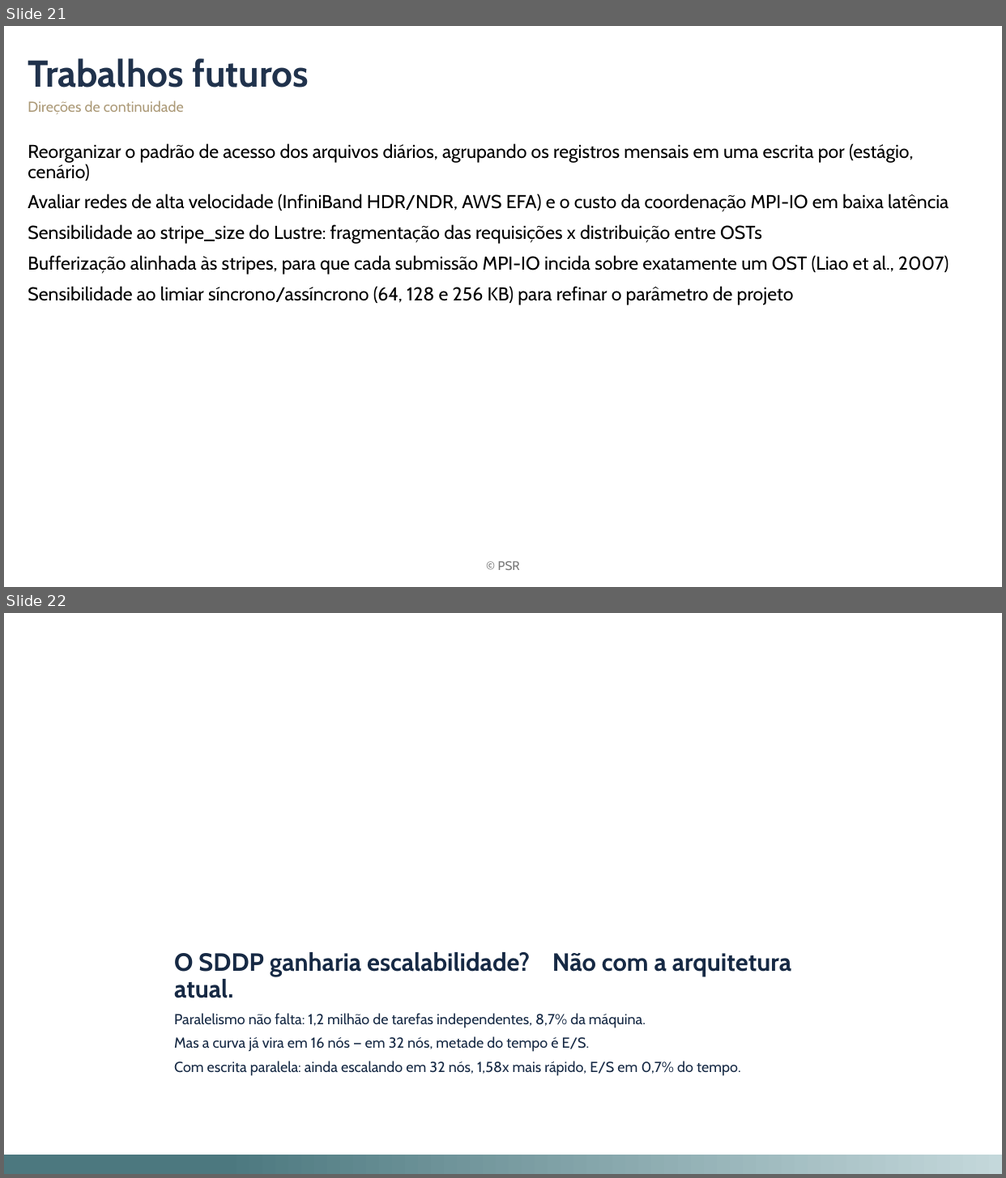
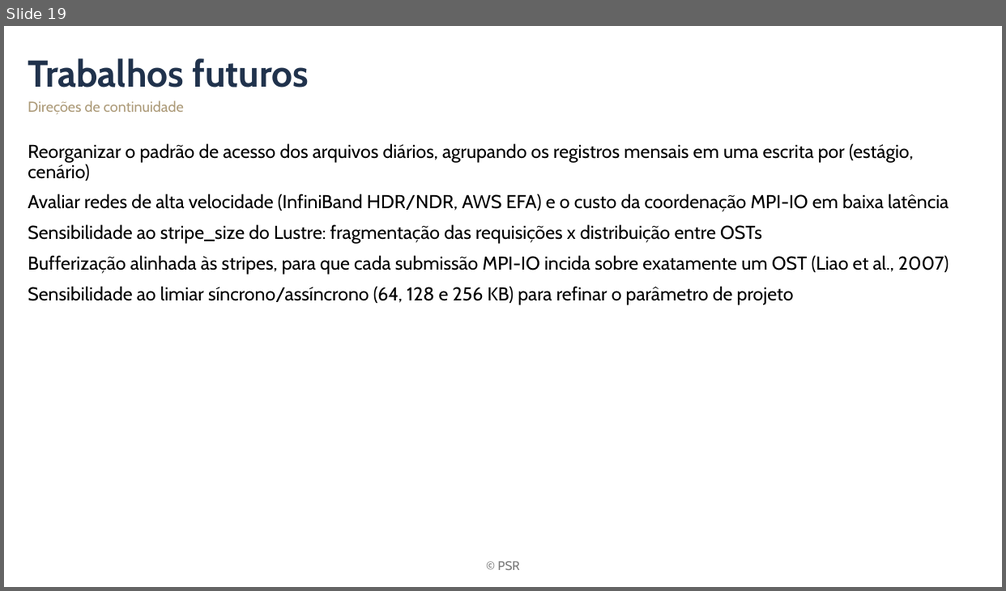
Before and after one commit to mbrcruz/SDDP-MPIO-Latex, a slide deck: Apresentacao/Apresentacao_esqueleto.pptx. Shown one above the other, each under a label of ours: slides 21 and 22 before the commit, slide 19 after it. The pictures are 1006x1178 and 1006x591 pixels, drawn with LibreOffice and Linux fonts; fonts in the diff are those of the drawing; background and template pictures are left out. Boxes give left, top, right and bottom in pixels: in the first picture for what was removed or moved away, otherwise in the second. Text is boxed around its words. In the diff, an @@ line names an element or a change of style, - is before the commit and + after.

```diff
--- a/Apresentacao/Apresentacao_esqueleto.pptx
+++ b/Apresentacao/Apresentacao_esqueleto.pptx
@@ slide 22 removed at bbox=[4, 613, 1002, 1174], background #FFFFFF @@
@@ text removed at bbox=[174, 952, 791, 1076] @@
-O SDDP ganharia escalabilidade? Não com a arquitetura atual.
-Paralelismo não falta: 1,2 milhão de tarefas independentes, 8,7% da máquina.
-Mas a curva já vira em 16 nós — em 32 nós, metade do tempo é E/S.
-Com escrita paralela: ainda escalando em 32 nós, 1,58x mais rápido, E/S em 0,7% do tempo.
@@ rectangle removed at bbox=[4, 1155, 1002, 1174] @@
@@ what was slide 21 is now slide 19 @@
```
Also in this commit, not shown: 3 slides changed, 2 other slides removed, 6 other files.
